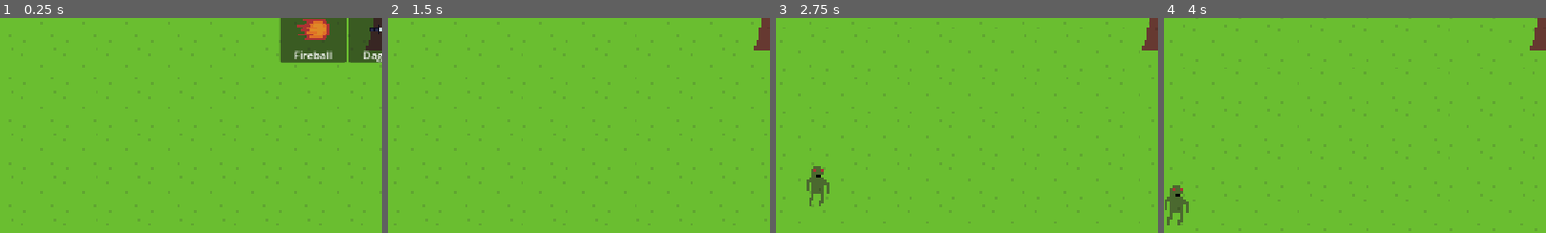
Above: before the commit, frames 1-4 (left to right).
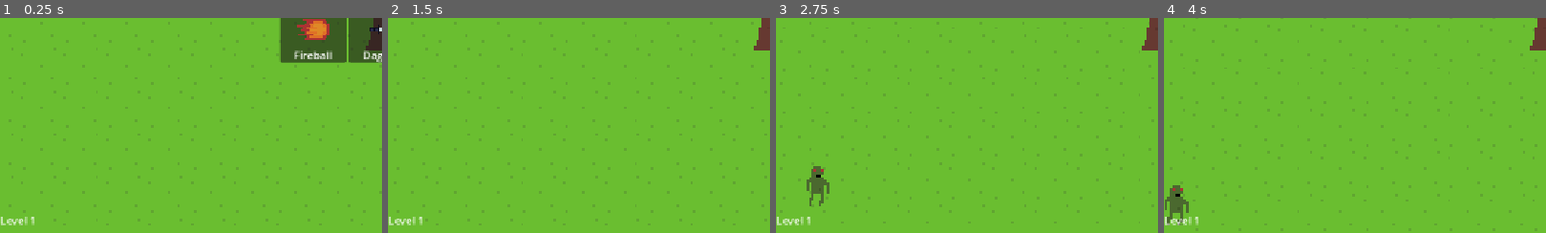
Above: after the commit, the same moments.

Repository: alexandrejanin/necroguenomicon-survivor
Game: Godot game, scene res://game.tscn
Two runs of this game, one before a commit and one after it. Both use one fixed random seed, a clock stepped at 60 frames per second and the inputs below.
Inputs:
- Up to frame 1 (0.25 s): no input
- Up to frame 2 (1.5 s): click "Fireball" at 0.5 s; tap Enter at 1.25 s; hold Right (ui_right) from 1.28 s (still down); hold R from 1.28 s (still down)
- Up to frame 3 (2.75 s): release Right (ui_right) at 2.03 s; release R at 2.03 s; hold Down (ui_down) from 2.03 s (still down); tap R at 2.1 s
- Up to frame 4 (4 s): release Down (ui_down) at 2.78 s; hold Right (ui_right) 2.78-3.53 s; hold R 2.78-3.53 s; hold Up (ui_up) from 3.53 s (still down); tap R at 3.6 s
The pictures show only the part of the screen within x 0-50%, y 47-97%; the shares and areas given below are measured in that part.

The runs differ from the first frame. In frame 1, 0.2% of the frame differs, in the area x 0-9%, y 92-97%; in frame 2, 0.2%; in frame 3, 0.2%; in frame 4, 0.2%.

Commit message:
Add level display

Diff:
--- a/player/player.gd
+++ b/player/player.gd
@@ -52,6 +52,10 @@
 	elif velocity.x > 0:
 		sprite.flip_h = false
 
+
+func xp_threshold() -> int:
+	return 10 * level
+
 func take_damage(damage: int = 1):
 	if hp <= 0 || invincibility_timer < INVINCIBILITY_DURATION:
 		return
--- a/ui/hp_bar.tscn
+++ /dev/null
@@ -1,14 +0,0 @@
-[gd_scene format=3 uid="uid://1v5en64hciny"]
-
-[ext_resource type="Texture2D" uid="uid://ho001ytn0ft1" path="res://sprites/heart.png" id="1_e8frx"]
-[ext_resource type="Script" uid="uid://ccxcf16l2fl0j" path="res://ui/hp_bar.gd" id="2_l6ww1"]
-
-[node name="HpBar" type="TextureRect" unique_id=1809105480]
-texture_filter = 1
-offset_right = 48.0
-offset_bottom = 16.0
-scale = Vector2(4, 4)
-texture = ExtResource("1_e8frx")
-stretch_mode = 1
-script = ExtResource("2_l6ww1")
-metadata/_custom_type_script = "uid://ccxcf16l2fl0j"
--- /dev/null
+++ b/ui/player_info.gd
@@ -0,0 +1,10 @@
+class_name PlayerInfo
+extends Label
+
+@onready var player: Player = $/root/Game/Player
+
+func _process(delta: float) -> void:
+	if player == null:
+		return
+
+	text = "Level %d" % player.level
--- a/ui/ui.tscn
+++ b/ui/ui.tscn
@@ -1,15 +1,26 @@
 [gd_scene format=3 uid="uid://v2yajp85xqp2"]
 
 [ext_resource type="PackedScene" uid="uid://c8rffi0lu10r0" path="res://ui/upgrades_manager.tscn" id="1_aac20"]
-[ext_resource type="PackedScene" uid="uid://1v5en64hciny" path="res://ui/hp_bar.tscn" id="1_nt7q6"]
 [ext_resource type="Script" uid="uid://dbgcob1ttcbhu" path="res://ui/defeat_screen.gd" id="2_f5cxw"]
+[ext_resource type="Texture2D" uid="uid://ho001ytn0ft1" path="res://sprites/heart.png" id="2_tf0e0"]
+[ext_resource type="Script" uid="uid://ccxcf16l2fl0j" path="res://ui/hp_bar.gd" id="3_obcwv"]
+[ext_resource type="Script" uid="uid://byblpj6ghnd2t" path="res://ui/xp_bar.gd" id="4_vkava"]
+[ext_resource type="Script" uid="uid://c2umqv644gtfm" path="res://ui/player_info.gd" id="6_obcwv"]
 
 [node name="Ui" type="CanvasLayer" unique_id=1649468986]
 process_mode = 3
 
 [node name="UpgradesManager" parent="." unique_id=1917442227 instance=ExtResource("1_aac20")]
 
-[node name="HpBar" parent="." unique_id=2080110471 instance=ExtResource("1_nt7q6")]
+[node name="HpBar" type="TextureRect" parent="." unique_id=2080110471]
+texture_filter = 1
+offset_right = 48.0
+offset_bottom = 16.0
+scale = Vector2(4, 4)
+texture = ExtResource("2_tf0e0")
+stretch_mode = 1
+script = ExtResource("3_obcwv")
+metadata/_custom_type_script = "uid://ccxcf16l2fl0j"
 
 [node name="DefeatScreen" type="Label" parent="." unique_id=1697578108]
 offset_right = 161.0
@@ -17,3 +28,27 @@
 text = "Press 'R' to try again!"
 script = ExtResource("2_f5cxw")
 metadata/_custom_type_script = "uid://dbgcob1ttcbhu"
+
+[node name="XpBar" type="ColorRect" parent="." unique_id=925588002]
+anchors_preset = 12
+anchor_top = 1.0
+anchor_right = 1.0
+anchor_bottom = 1.0
+offset_top = -16.0
+grow_horizontal = 2
+grow_vertical = 0
+color = Color(0.82318634, 0.8225755, 1.1551381e-06, 1)
+script = ExtResource("4_vkava")
+metadata/_custom_type_script = "uid://byblpj6ghnd2t"
+
+[node name="PlayerInfo" type="Label" parent="." unique_id=489656372]
+anchors_preset = 2
+anchor_top = 1.0
+anchor_bottom = 1.0
+offset_top = -48.0
+offset_right = 54.0
+offset_bottom = -25.0
+grow_vertical = 0
+text = "Level 0"
+script = ExtResource("6_obcwv")
+metadata/_custom_type_script = "uid://c2umqv644gtfm"
--- a/ui/upgrades_manager.gd
+++ b/ui/upgrades_manager.gd
@@ -11,22 +11,16 @@
 
 @onready var player: Player = $/root/Game/Player
 @onready var options_parent: Control = $Options
-@onready var xp_bar: Control = $XpBar
 
 func _process(_delta: float) -> void:
 	if player == null:
 		print_debug("player == null")
 		return
 
-	xp_bar.scale.x = float(player.xp) / max(xp_threshold(player.level), 1.0)
-
-	if player.xp >= xp_threshold(player.level):
-		player.xp -= xp_threshold(player.level)
+	if player.xp >= player.xp_threshold():
+		player.xp -= player.xp_threshold()
 		player.level += 1
 		show_upgrades_menu()
-
-func xp_threshold(level: int) -> int:
-	return 10 * level
 
 func show_upgrades_menu() -> void:
 	get_tree().paused = true
--- a/ui/upgrades_manager.tscn
+++ b/ui/upgrades_manager.tscn
@@ -27,14 +27,3 @@
 grow_horizontal = 2
 grow_vertical = 2
 alignment = 1
-
-[node name="XpBar" type="ColorRect" parent="." unique_id=307466703]
-layout_mode = 1
-anchors_preset = 12
-anchor_top = 1.0
-anchor_right = 1.0
-anchor_bottom = 1.0
-offset_top = -16.0
-grow_horizontal = 2
-grow_vertical = 0
-color = Color(1, 1, 0.2, 1)
--- /dev/null
+++ b/ui/xp_bar.gd
@@ -0,0 +1,11 @@
+class_name XpBar
+extends ColorRect
+
+@onready var player: Player = $/root/Game/Player
+
+func _process(delta: float) -> void:
+	if player == null:
+		print_debug("player == null")
+		return
+
+	scale.x = float(player.xp) / max(player.xp_threshold(), 1.0)
Not shown, added: ui/player_info.gd.uid
Not shown, added: ui/xp_bar.gd.uid
